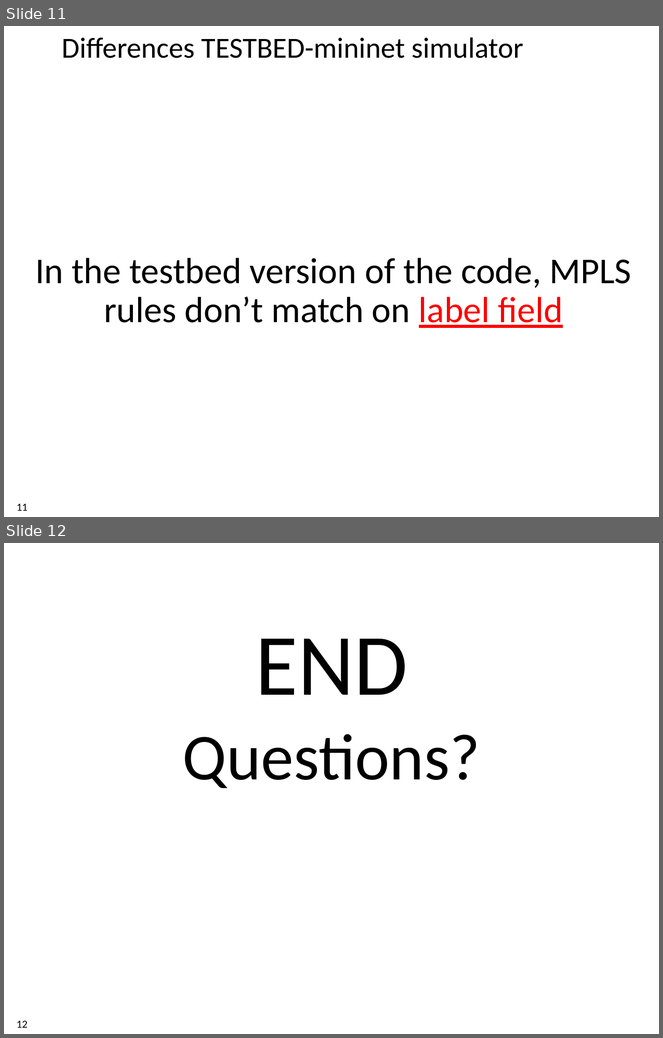
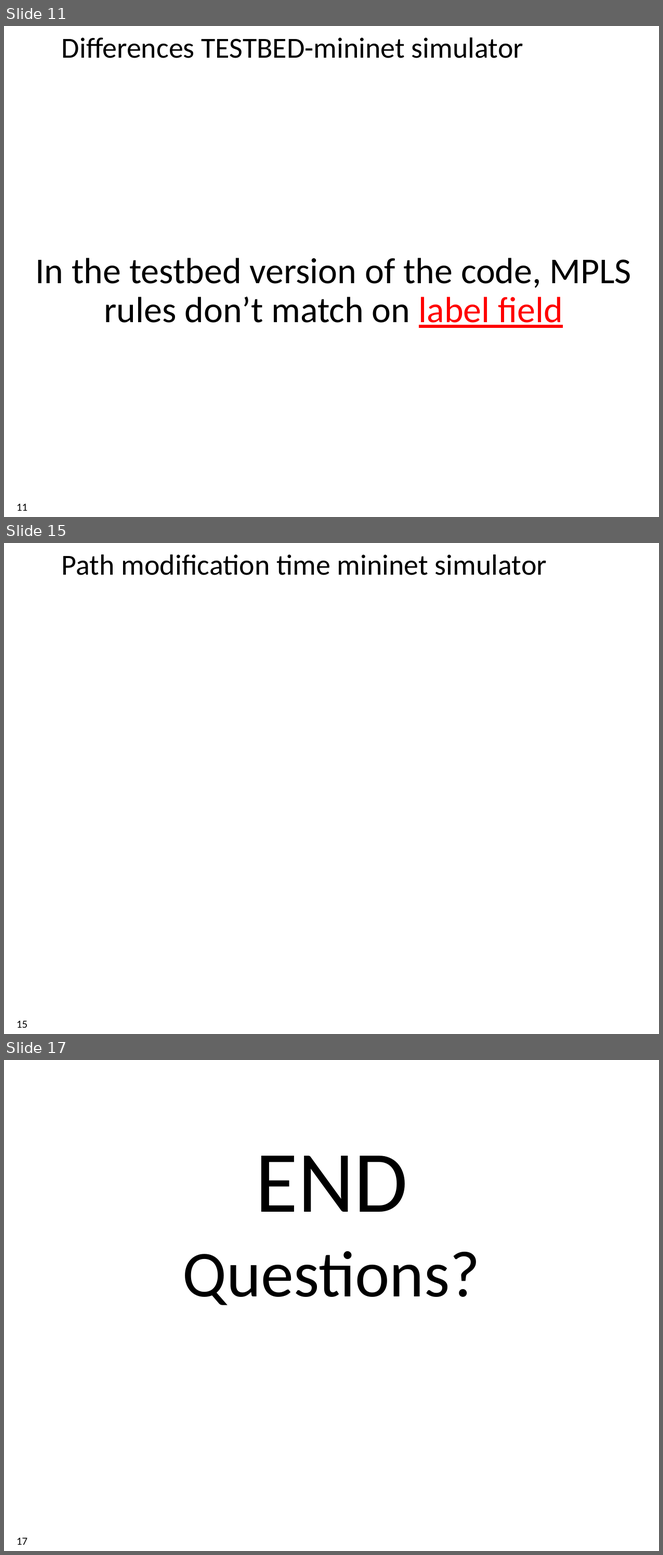
Before and after one commit to xdl907/switching-and-routing-project, a slide deck: template_project_exam__1_.pptx. Shown one above the other, each under a label of ours: slides 11 and 12 before the commit, slides 11, 15 and 17 after it; the slides between them are not shown. The pictures are 663x1038 and 663x1555 pixels, drawn with LibreOffice and Linux fonts; fonts in the diff are those of the drawing; background and template pictures are left out. Boxes give left, top, right and bottom in pixels: in the first picture for what was removed or moved away, otherwise in the second. Text is boxed around its words. In the diff, an @@ line names an element or a change of style, - is before the commit and + after.

```diff
--- a/template_project_exam__1_.pptx
+++ b/template_project_exam__1_.pptx
@@ slide 15 added at [4, 543, 659, 1034], background #FFFFFF @@
@@ title added at [62, 554, 547, 575], 32 pt, text #000000 @@
+Path modification time mininet simulator
@@ page number added at [16, 1021, 27, 1028], 12 pt, text #000000 @@
+15
@@ what was slide 12 is now slide 17 @@
@@ page number at [16, 1538, 27, 1545]: text changed @@
-12
+17
```
Also in this commit, not shown: 1 slide changed, 4 other slides added.
